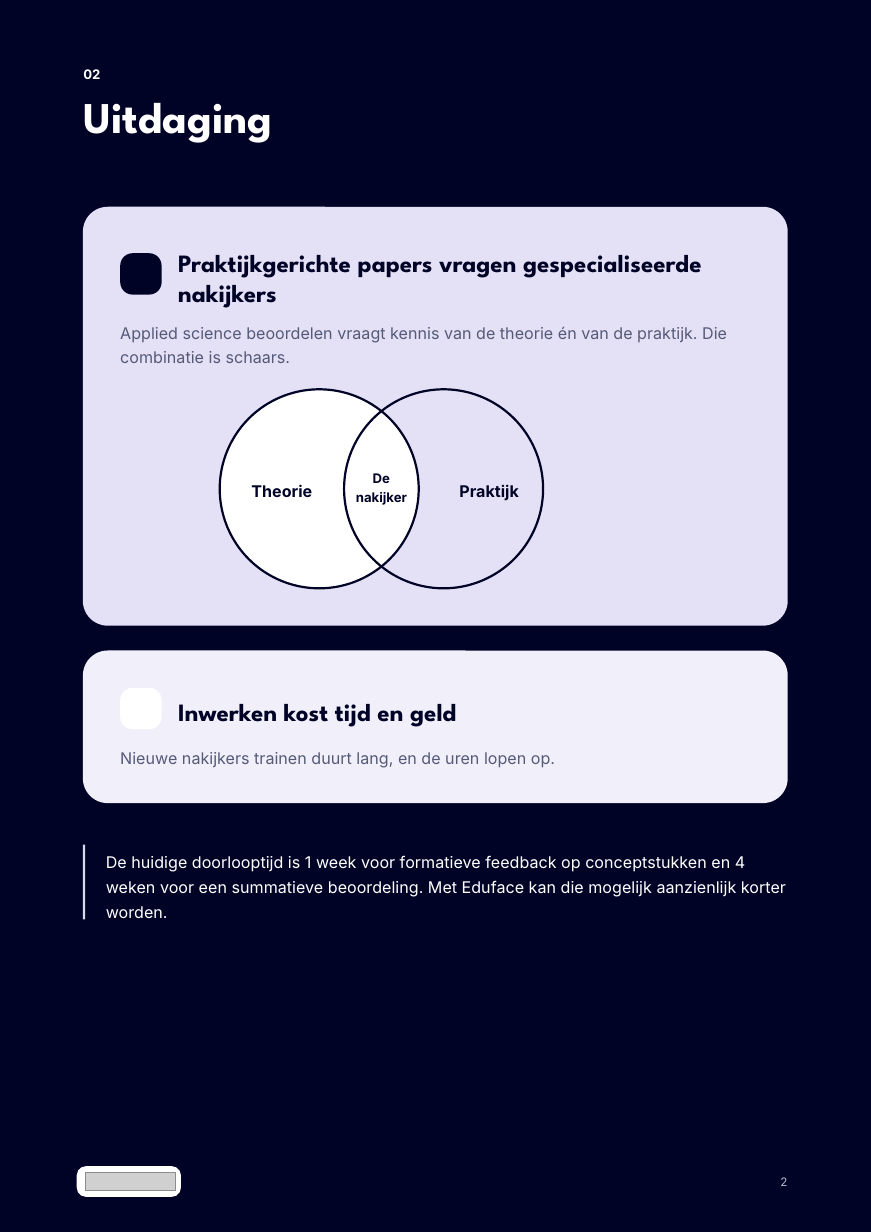
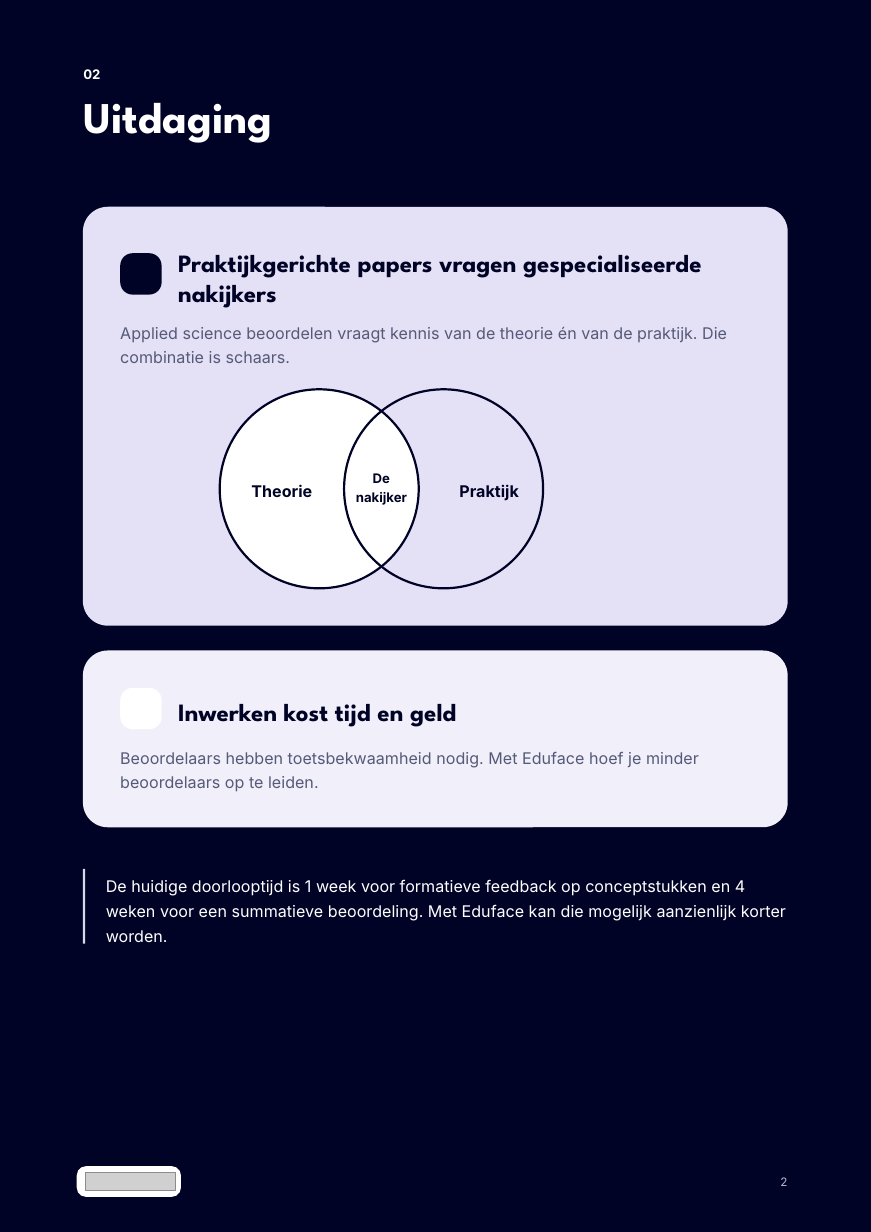
Before and after one commit to Dante-Eduface/Claude, a slide deck: slide 2 of Design/Concepts/academica-voorstel/academica-businesscase-definitief-bewerkbaar.pptx. Drawn at 871x1232 pixels with LibreOffice and Linux fonts; fonts in the diff are those of the drawing; grey boxes stand for pictures; background and template pictures are left out. Boxes give left, top, right and bottom in pixels: in the first picture for what was removed or moved away, otherwise in the second. Text is boxed around its words. In the diff, an @@ line names an element or a change of style, - is before the commit and + after.

```diff
--- a/Design/Concepts/academica-voorstel/academica-businesscase-definitief-bewerkbaar.pptx
+++ b/Design/Concepts/academica-voorstel/academica-businesscase-definitief-bewerkbaar.pptx
@@ rounded rectangle: place and size @@
-rounded rectangle at <box>83,651,788,804</box>
+rounded rectangle at <box>83,651,788,828</box>
@@ rounded rectangle at <box>83,651,788,828</box>: proportions changed @@
@@ text at <box>120,752,699,792</box>: text changed @@
-Nieuwe nakijkers trainen duurt lang, en de uren lopen op.
+Beoordelaars hebben toetsbekwaamheid nodig. Met Eduface hoef je minder beoordelaars op te leiden.
@@ rectangle: place and size @@
-rectangle at <box>83,845,85,919</box>
+rectangle at <box>83,869,85,944</box>
@@ text "De huidige doorlooptijd is 1 ...": place and size @@
-text "De huidige doorlooptijd is 1 ..." at <box>106,855,786,918</box>
+text "De huidige doorlooptijd is 1 ..." at <box>106,879,786,942</box>
```
Also in this commit, not shown: 3 other slides changed, 25 other files.
